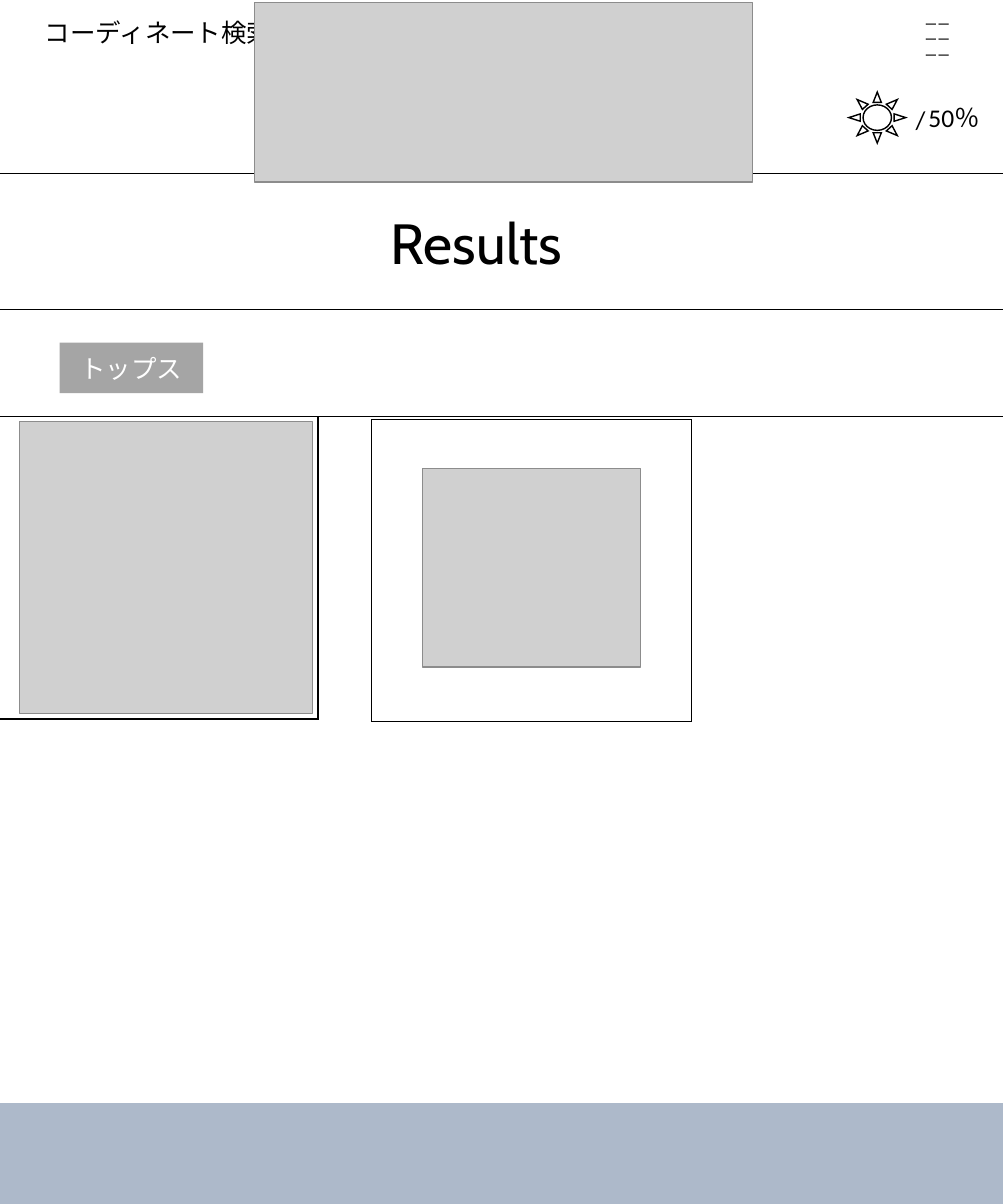
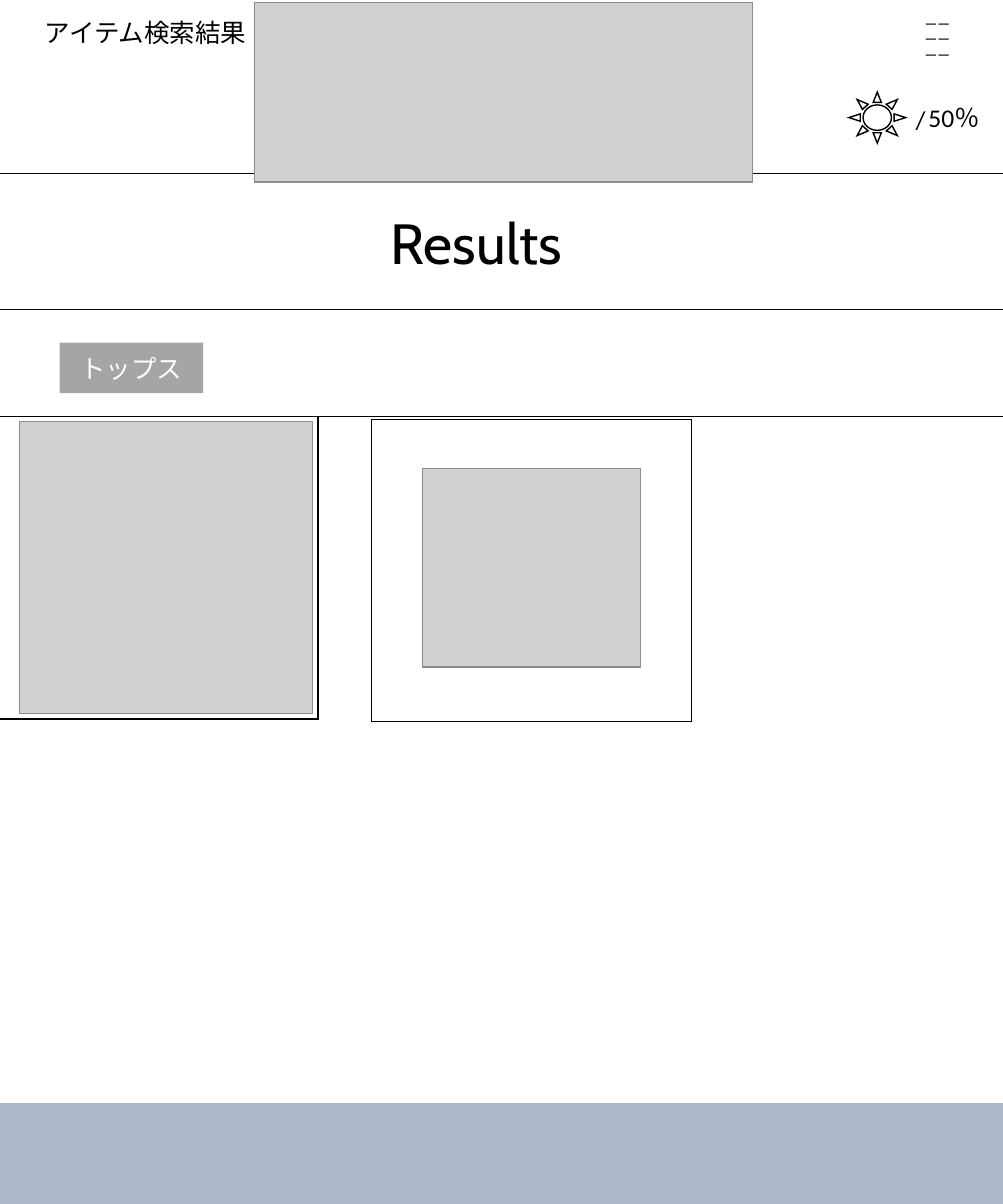
Before and after one commit to dojo2022/E-4, a slide deck: slide 9 of doc/デザイン.pptx. Drawn at 1003x1204 pixels with LibreOffice and Linux fonts; fonts in the diff are those of the drawing; grey boxes stand for pictures. Boxes give left, top, right and bottom in pixels: in the first picture for what was removed or moved away, otherwise in the second. Text is boxed around its words. In the diff, an @@ line names an element or a change of style, - is before the commit and + after.

```diff
--- a/doc/デザイン.pptx
+++ b/doc/デザイン.pptx
@@ text at [45, 20, 246, 44]: text changed @@
-コーディネート検索結果
+アイテム検索結果
```
